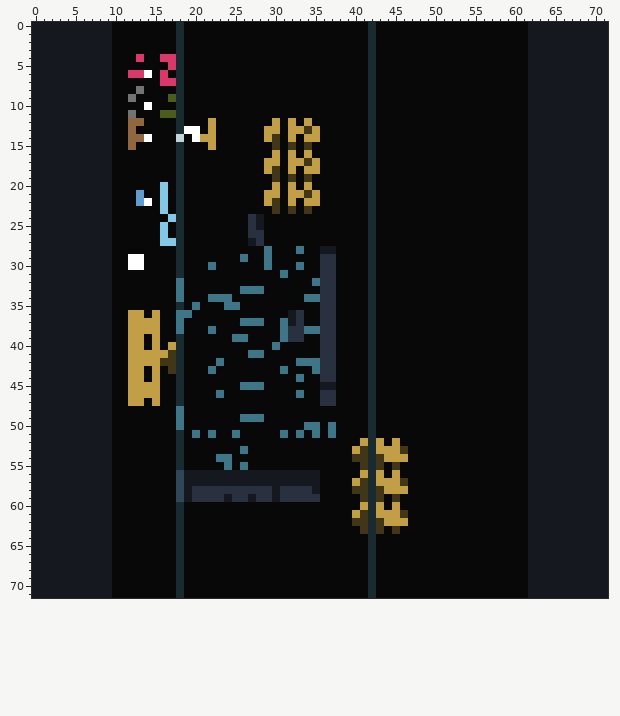
A sprite sheet gets an edit: 3level.png. That is the earlier state.
The file is 72x72 pixels. Colours within 5 levels of each other are drawn and written as one.
Now the later version:
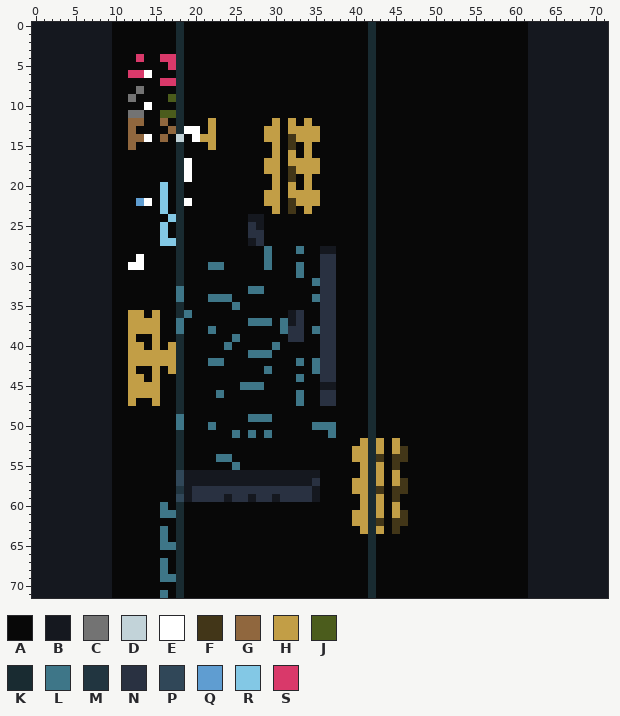
Palette (. is transparent): A #080808  B #15181f  C #737373  D #c2d3d9  E #ffffff  F #423618  G #90673e  H #c29e46  J #4b5c1c  K #192b31  L #3e7688  M #213540  N #293141  P #304758  Q #5f9dd1  R #83c8e5  S #d9396a
From old to new:
y 6: x 16 S -> A
y 11: x 13 A -> C
y 12: x 16 A -> G
y 13: x 17 A -> G; x 34 F -> H
y 14: x 16 A -> G; x 30 F -> H; x 32..33 HA -> FH
y 15: x 30 F -> H; x 34 F -> H
y 17: x 19 A -> E; x 34 F -> H
y 18: x 19 A -> E; x 30 F -> H; x 32..33 HA -> FH
y 19: x 19 A -> E; x 30 F -> H; x 34 F -> H
y 21: x 13 Q -> A; x 34 F -> H
y 22: x 19 A -> E; x 30 F -> H; x 32..33 HA -> FH
y 23: x 30 F -> H; x 34 F -> H
y 24: x 27 N -> B
y 29: x 12 E -> A; x 26 L -> A
y 30: x 23 A -> L
y 31: x 31 L -> A; x 33 A -> L
y 32: x 18 L -> K
y 33: x 26 L -> A
y 34: x 34 L -> A
y 35: x 20 L -> A; x 24 L -> A
y 36: x 18 L -> K
y 37: x 26 L -> A; x 29 A -> L
y 38: x 34 L -> A
y 39: x 13 H -> A; x 26 L -> A; x 31 L -> A
y 40: x 24 A -> L
y 41: x 17 F -> H; x 29 A -> L
y 42: x 16..17 FF -> HH; x 22 A -> L; x 34 L -> A
y 43: x 13 H -> A; x 17 F -> H; x 22 L -> A; x 29 A -> L; x 31 L -> A
y 47: x 13 H -> A; x 33 A -> L
y 48: x 18 L -> K
y 49: x 26 L -> A; x 29 A -> L
y 50: x 22 A -> L; x 34 L -> A; x 36 A -> L
y 51: x 20 L -> A; x 22 L -> A; x 27 A -> L; x 29 A -> L; x 31 L -> A; x 33 L -> A; x 35 L -> A
y 53: x 26 L -> A; x 41 F -> H; x 44 H -> A
y 54: x 40..41 FF -> HH; x 44..46 HHH -> AFF
y 55: x 24..26 LAL -> ALA; x 41 F -> H; x 43 F -> H
y 57: x 35 B -> N; x 41 F -> H; x 44 H -> A
y 58: x 18 P -> M; x 30 B -> N; x 40..41 FF -> HH; x 44..46 HHH -> AFF
y 59: x 35 N -> B; x 41 F -> H; x 43 F -> H
y 60: x 16 A -> L
y 61: x 16..17 AA -> LL; x 41 F -> H; x 44 H -> A
y 62: x 40..41 FF -> HH; x 44..46 HHH -> AFF
y 63: x 16 A -> L; x 41 F -> H; x 43 F -> H
y 64: x 16 A -> L
y 65: x 16..17 AA -> LL
y 67..68: x 16 A -> L
y 69: x 16..17 AA -> LL
y 71: x 16 A -> L
Pixel boxes of the changes (left, top, right, bottom) in both pictures:
changed: (136, 70, 408, 598)
changed: (128, 254, 136, 262)
